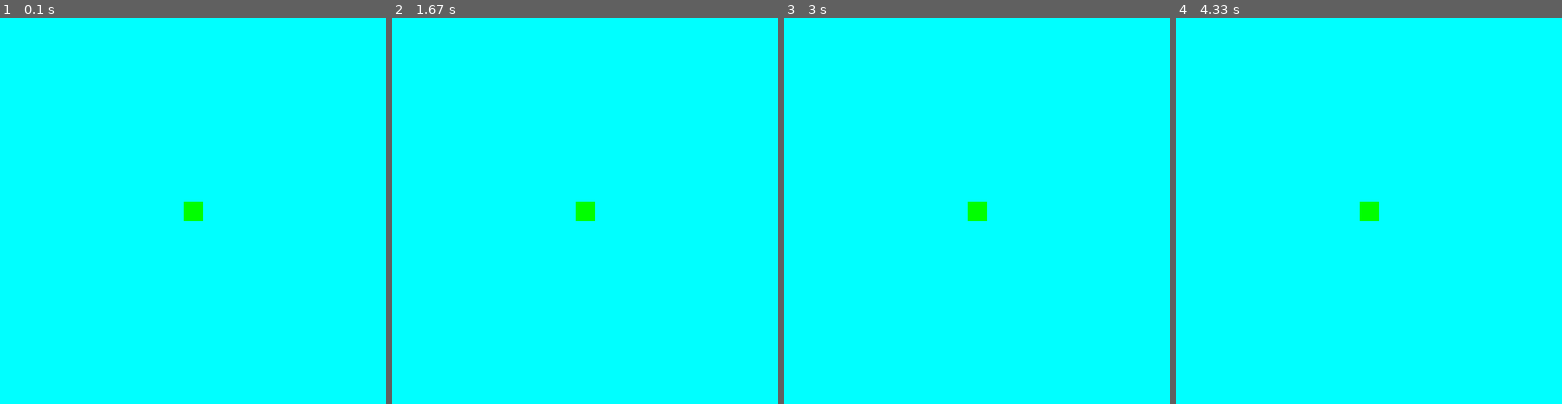
Above: before the commit, frames 1-4 (left to right).
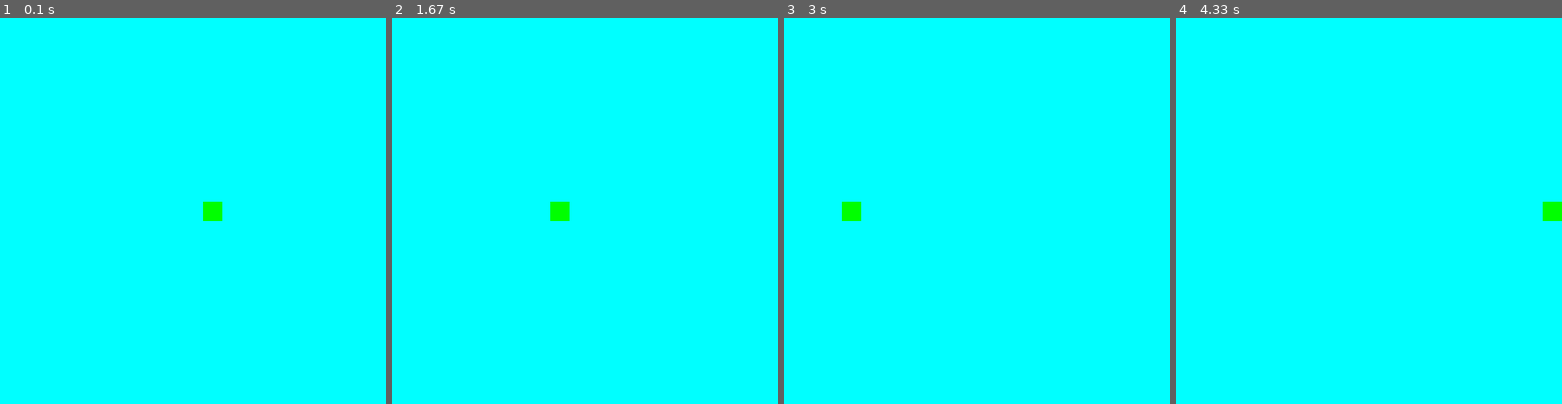
Above: after the commit, the same moments.

Repository: slipperyrockuniversity-cpsc317-fall2019/PyGame-Final---Eric-Stanton
Game: pygame game, started from index.py
Same seed, same stepped clock (60 frames per second), same inputs: the game is played once before the commit and once after it.
Inputs:
- Up to frame 1 (0.1 s): no input
- Up to frame 2 (1.67 s): no input
- Up to frame 3 (3 s): no input
- Up to frame 4 (4.33 s): no input

The runs differ from the first frame. In frame 1, 0.5% of the frame differs, in the area x 47-58%, y 47-53%; in frame 2, 0.5%; in frame 3, 0.5%; in frame 4, 0.5%.

Commit message:
Proper testing on Animation, todo: add graphics to sprite.rect.

Diff:
--- a/Sprite/Sprites.py
+++ b/Sprite/Sprites.py
@@ -1,7 +1,8 @@
 # Initial Imports for the pyGame Module
+from index import window_height, window_width
 
-import pygame
 
-import index
-
-from pygame import *
+def movement_Check(self):
+    self.rect.x += 5
+    if self.rect.left > window_width:
+        self.rect.right = 0
--- a/index.py
+++ b/index.py
@@ -6,7 +6,7 @@
 
 window_width = 500
 window_height = 500
-game_speed = 30
+game_speed = 60  # ticks per second = frames per second
 
 # pyGame Initialization (Music, Screen, Title, Timer Function)
 
@@ -27,6 +27,11 @@
         self.rect = self.image.get_rect()  # The boundry box "hitbox" of the player created. Start at center of screen
         self.rect.center = (window_width / 2, window_height / 2)
         self.image.fill(GREEN_BOX)
+
+    def update(self):  # pygame movement for x and y co-ord, test will change for key presses in the future.
+        self.rect.x = self.rect.x + 5
+        if self.rect.left > window_width:
+            self.rect.right = 0
 
 
 # Creating a variable to contain all Sprite Objects from separate sprite modules, creating the imported player from mod.
